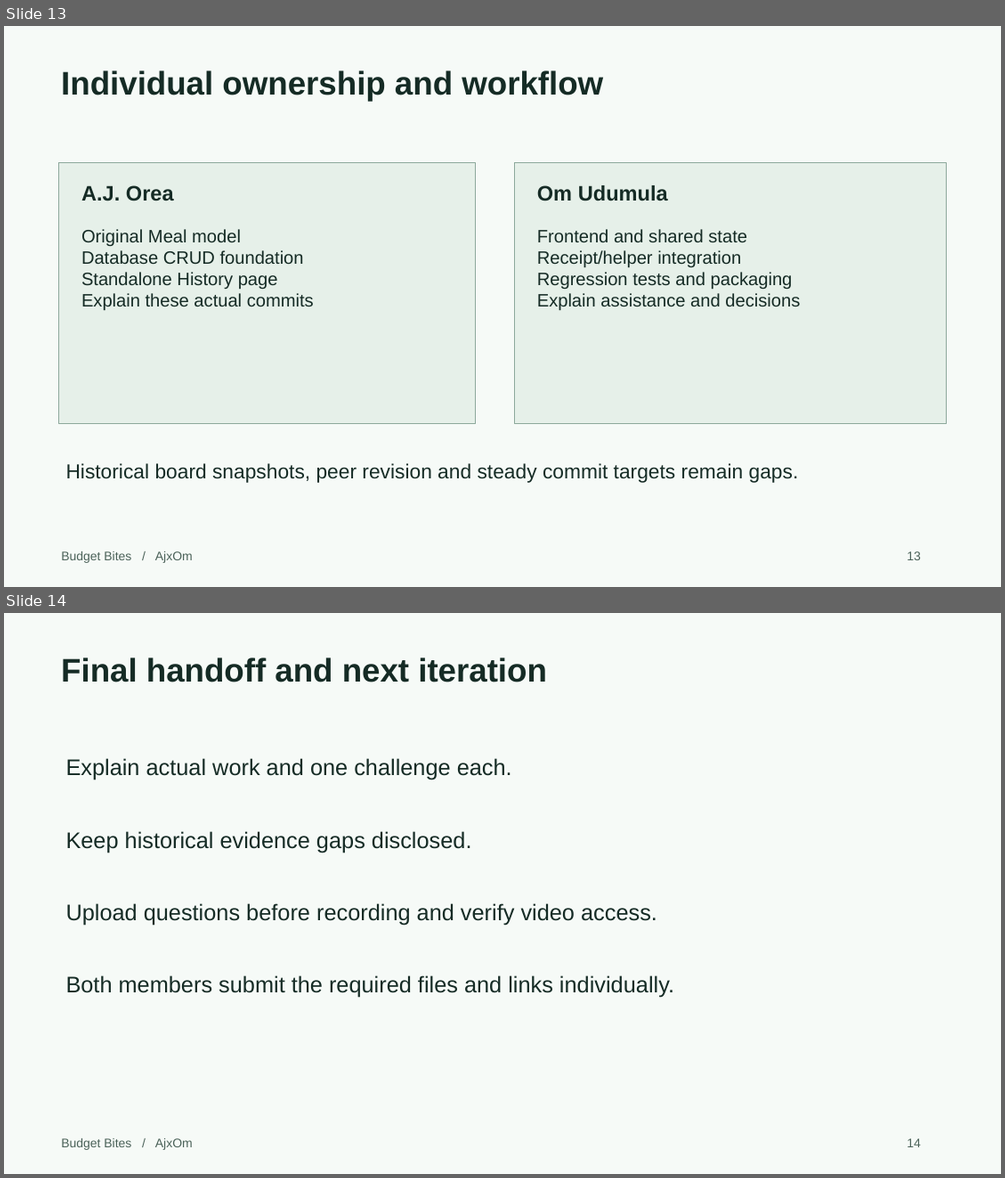
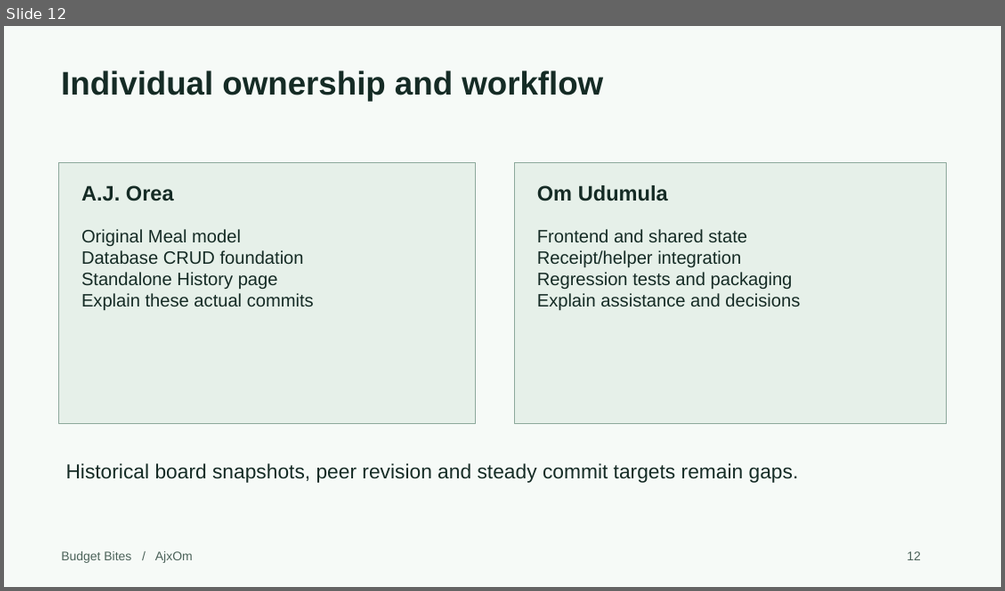
Before and after one commit to Omswaroopreddyudumula/ajxom-budget-bites, a slide deck: submission/Project1_Presentation.pptx. Shown one above the other, each under a label of ours: slides 13 and 14 before the commit, slide 12 after it. The pictures are 1005x1178 and 1005x591 pixels, drawn with LibreOffice and Linux fonts; fonts in the diff are those of the drawing. Boxes give left, top, right and bottom in pixels: in the first picture for what was removed or moved away, otherwise in the second. Text is boxed around its words. In the diff, an @@ line names an element or a change of style, - is before the commit and + after.

```diff
--- a/submission/Project1_Presentation.pptx
+++ b/submission/Project1_Presentation.pptx
@@ slide 14 removed at [4, 613, 1001, 1174], background #F6FAF7 @@
@@ text removed at [61, 657, 547, 682] @@
-Final handoff and next iteration
@@ text removed at [66, 758, 512, 780] @@
-Explain actual work and one challenge each.
@@ text removed at [66, 831, 472, 852] @@
-Keep historical evidence gaps disclosed.
@@ text removed at [66, 903, 657, 925] @@
-Upload questions before recording and verify video access.
@@ text removed at [66, 975, 674, 997] @@
-Both members submit the required files and links individually.
@@ text removed at [61, 1138, 193, 1150] @@
-Budget Bites / AjxOm
@@ text removed at [906, 1138, 921, 1147] @@
-14
@@ what was slide 13 is now slide 12 @@
@@ slide 12 changed as well @@
@@ text at [906, 551, 921, 560]: text changed @@
-13
+12
```
Also in this commit, not shown: 11 other slides changed, 6 slides added, 1 other slide removed, 1 other file.
